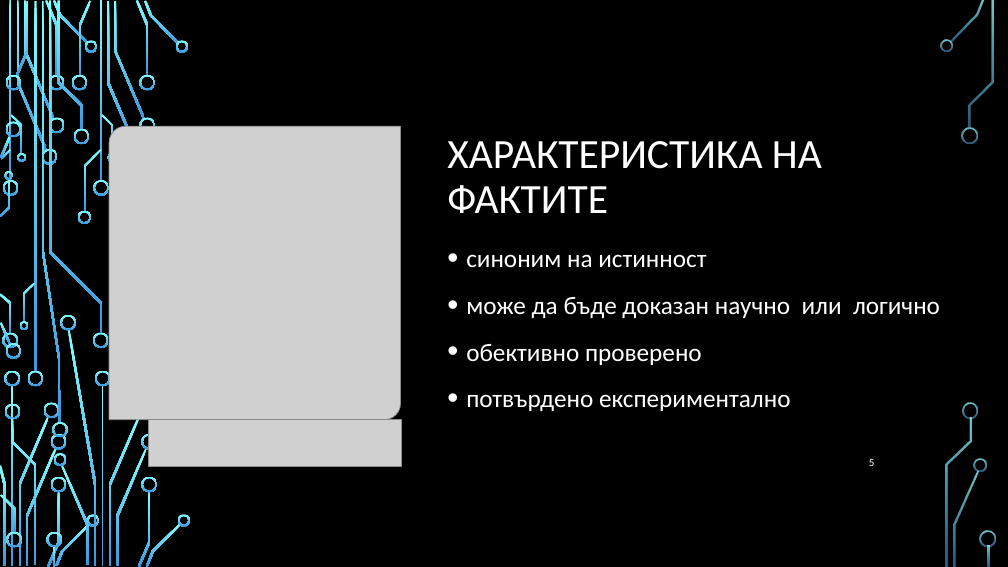
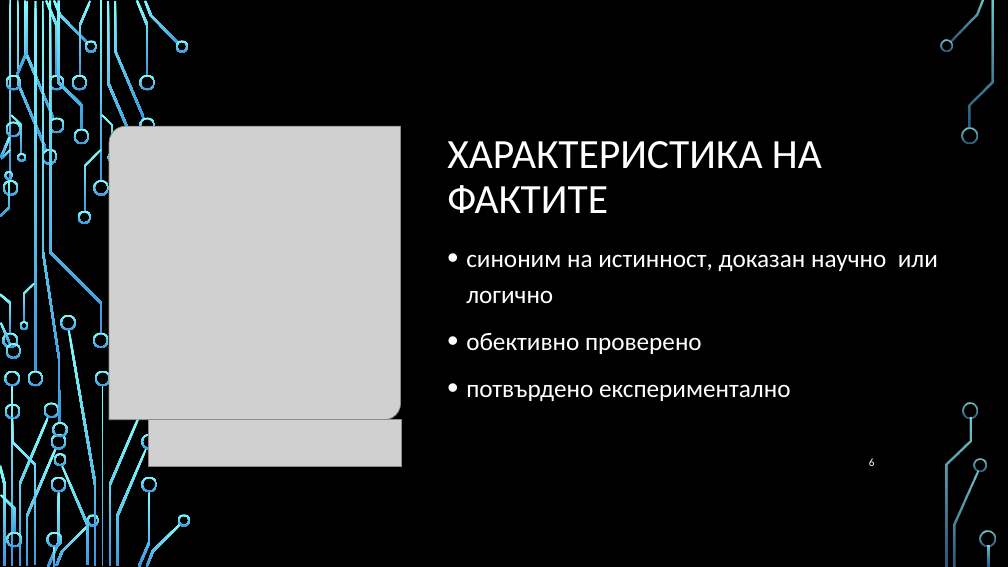
Before and after one commit to profjordanov/doctorate, a slide deck: slide 6 of research methodology/research_methodology_pres.pptx (slide 5 before the commit). Drawn at 1008x567 pixels with LibreOffice and Linux fonts; fonts in the diff are those of the drawing; grey boxes stand for pictures; background and template pictures are left out. Boxes give left, top, right and bottom in pixels: in the first picture for what was removed or moved away, otherwise in the second. Text is boxed around its words. In the diff, an @@ line names an element or a change of style, - is before the commit and + after.

```diff
--- a/research methodology/research_methodology_pres.pptx
+++ b/research methodology/research_methodology_pres.pptx
@@ text at [466, 254, 938, 303]: text changed @@
-• синоним на истинност
-• може да бъде доказан научно или логично
+• синоним на истинност, доказан научно или логично
@@ page number at [869, 458, 875, 466]: text changed @@
-5
+6
```
Also in this commit, not shown: 1 other slide changed, 2 slides added, 1 slide removed.
